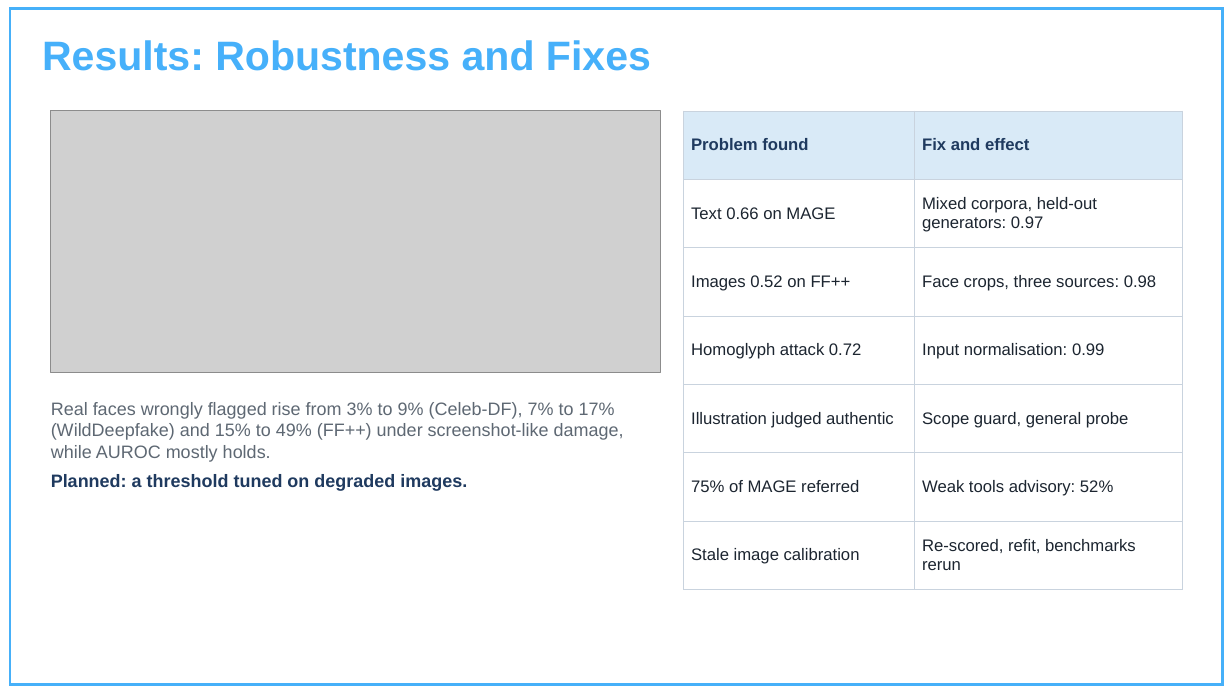
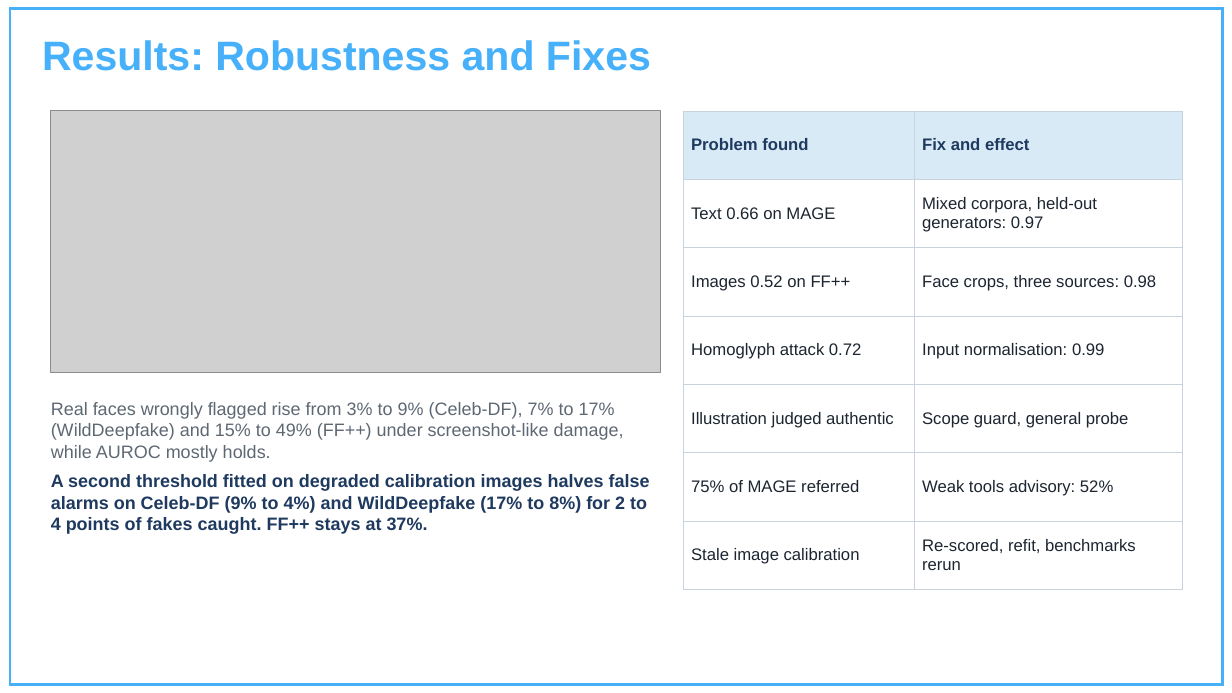
Before and after one commit to Aditya-Khatri-7/Major-Project-, a slide deck: slide 14 of Mid_Semester_Presentation_Agentic_RAG_Digital_Forensics.pptx. Drawn at 1232x693 pixels with LibreOffice and Linux fonts; fonts in the diff are those of the drawing; grey boxes stand for pictures; background and template pictures are left out. Boxes give left, top, right and bottom in pixels: in the first picture for what was removed or moved away, otherwise in the second. Text is boxed around its words. In the diff, an @@ line names an element or a change of style, - is before the commit and + after.

```diff
--- a/Mid_Semester_Presentation_Agentic_RAG_Digital_Forensics.pptx
+++ b/Mid_Semester_Presentation_Agentic_RAG_Digital_Forensics.pptx
@@ text at (51,474,650,534): text changed @@
-Planned: a threshold tuned on degraded images.
+A second threshold fitted on degraded calibration images halves false alarms on Celeb-DF (9% to 4%) and WildDeepfake (17% to 8%) for 2 to 4 points of fakes caught. FF++ stays at 37%.
```
Also in this commit, not shown: 1 other slide changed, 3 other files.
